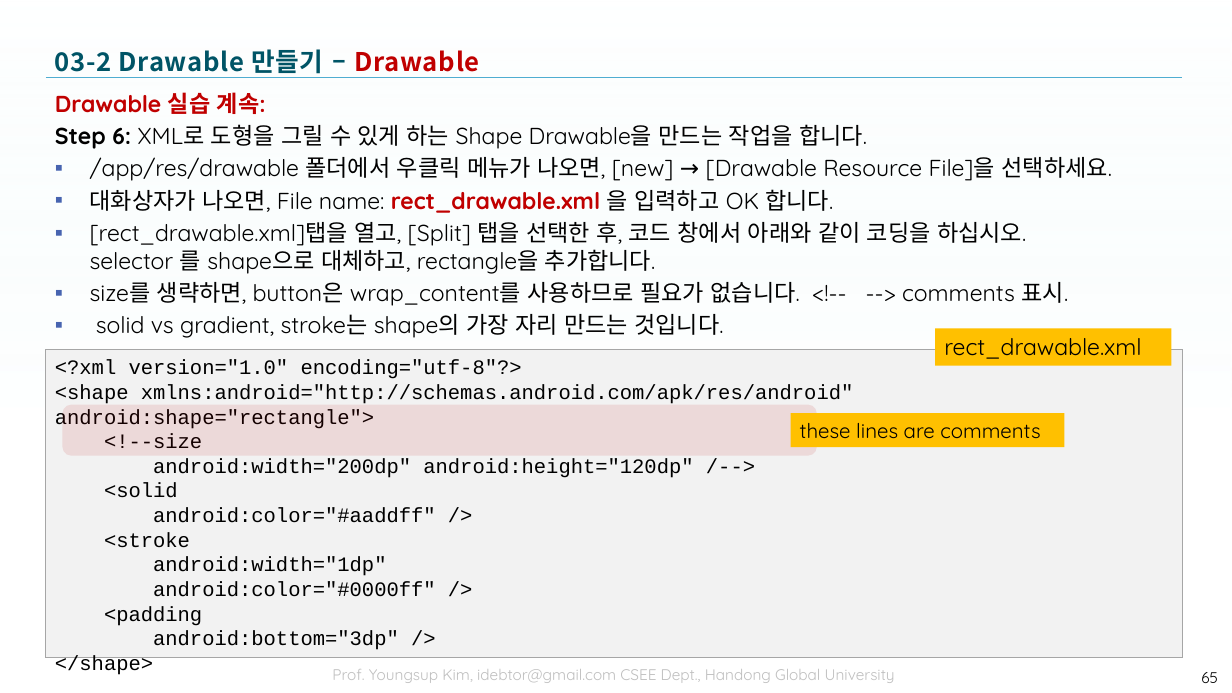
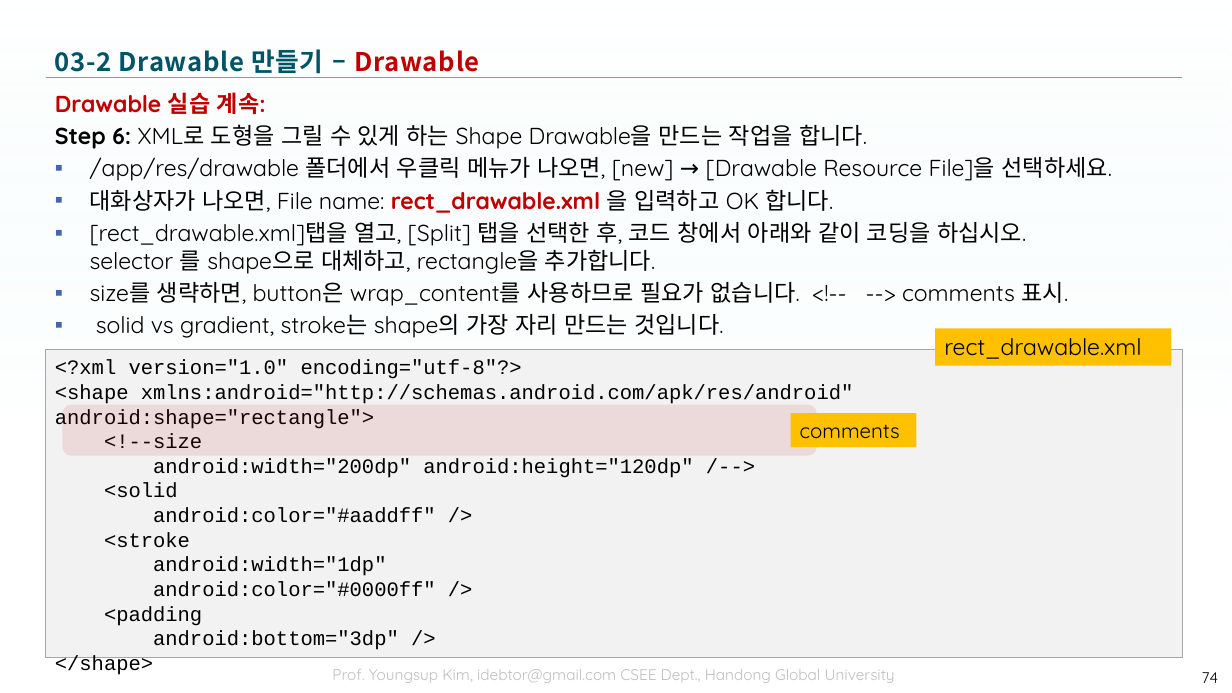
Before and after one commit to tae7841/HuStarAS, a slide deck: slide 74 of ppts/03Widget.pptx (slide 65 before the commit). Drawn at 1232x693 pixels with LibreOffice and Linux fonts; fonts in the diff are those of the drawing; background and template pictures are left out. Boxes give left, top, right and bottom in pixels: in the first picture for what was removed or moved away, otherwise in the second. Text is boxed around its words. In the diff, an @@ line names an element or a change of style, - is before the commit and + after.

```diff
--- a/ppts/03Widget.pptx
+++ b/ppts/03Widget.pptx
@@ rectangle "comments": place and size @@
-rectangle "comments" at <box>791,413,1065,447</box>
+rectangle "comments" at <box>791,413,917,447</box>
@@ text in rectangle at <box>800,424,900,439</box>: text changed @@
-these lines are comments
+comments
@@ page number at <box>1202,672,1219,683</box>: text changed @@
-65
+74
```
Also in this commit, not shown: 24 other slides changed, 15 slides added, 8 slides removed.
